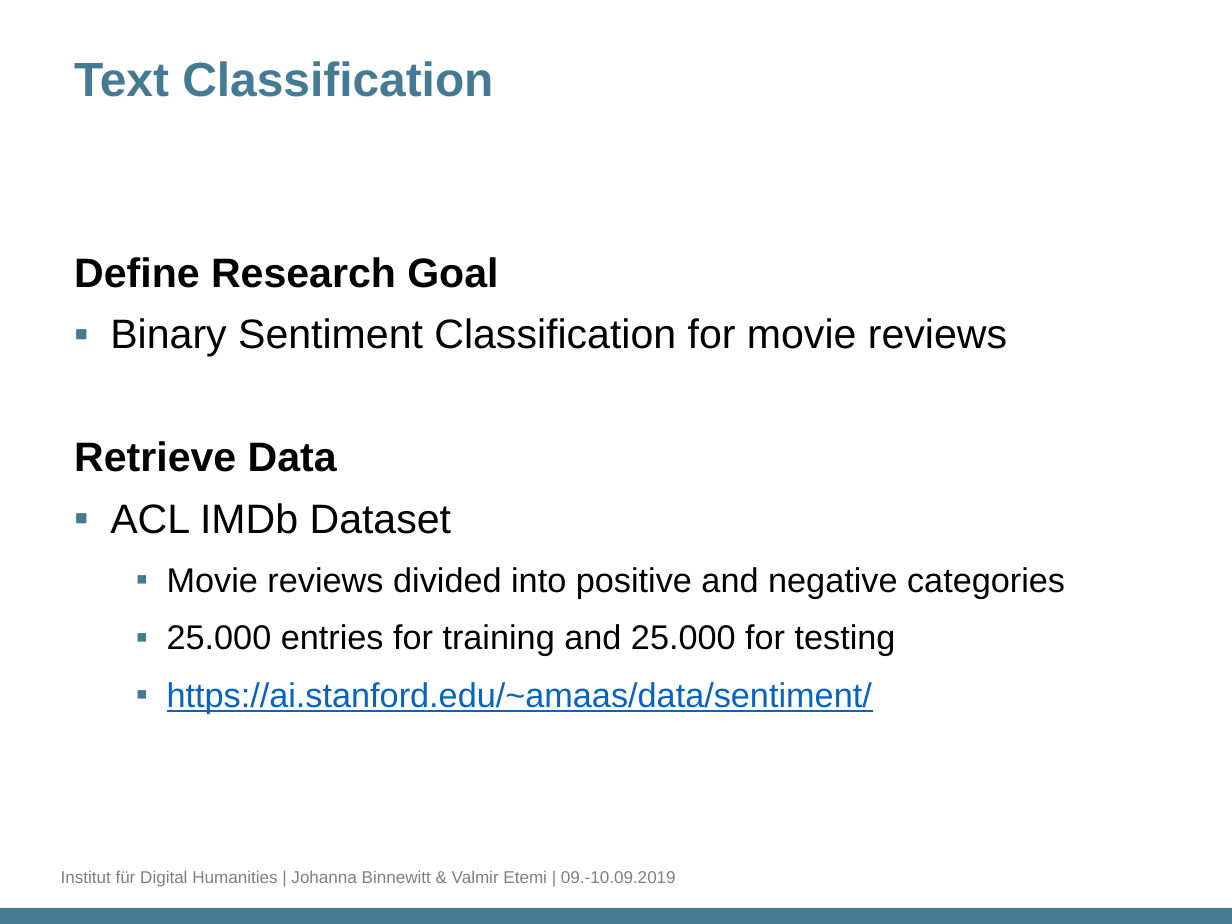
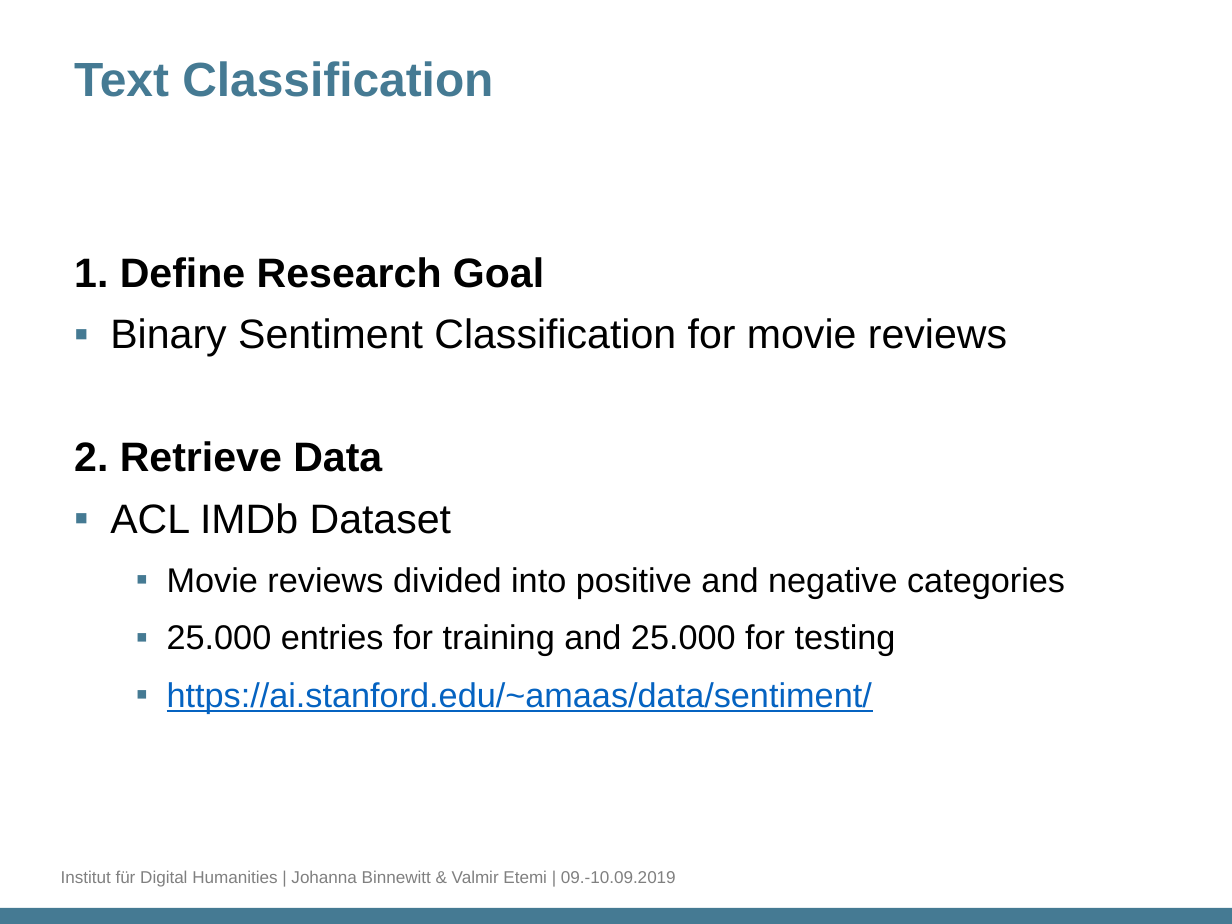
Before and after one commit to DH-Cologne/SummerSchool2019, a slide deck: slide 2 of docs/HandsOn-Text_Classification.pptx. Drawn at 1232x924 pixels with LibreOffice and Linux fonts; fonts in the diff are those of the drawing; background and template pictures are left out. Boxes give left, top, right and bottom in pixels: in the first picture for what was removed or moved away, otherwise in the second. Text is boxed around its words. In the diff, an @@ line names an element or a change of style, - is before the commit and + after.

```diff
--- a/docs/HandsOn-Text_Classification.pptx
+++ b/docs/HandsOn-Text_Classification.pptx
@@ text at (74, 257, 544, 288): text changed @@
-Define Research Goal
+1. Define Research Goal
@@ text at (74, 441, 382, 472): text changed @@
-Retrieve Data
+2. Retrieve Data
```
Also in this commit, not shown: 5 other slides changed, 2 slides added, 13 other files.
